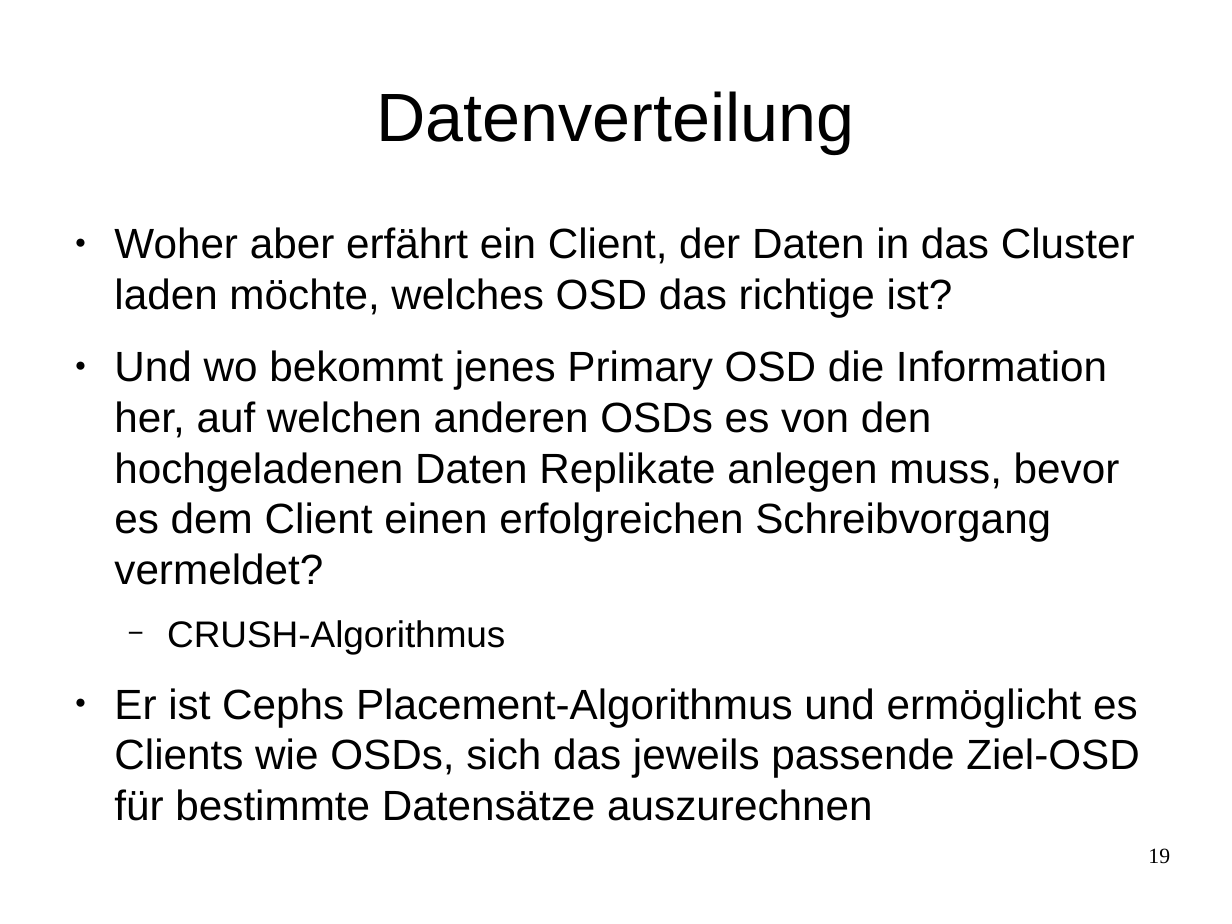
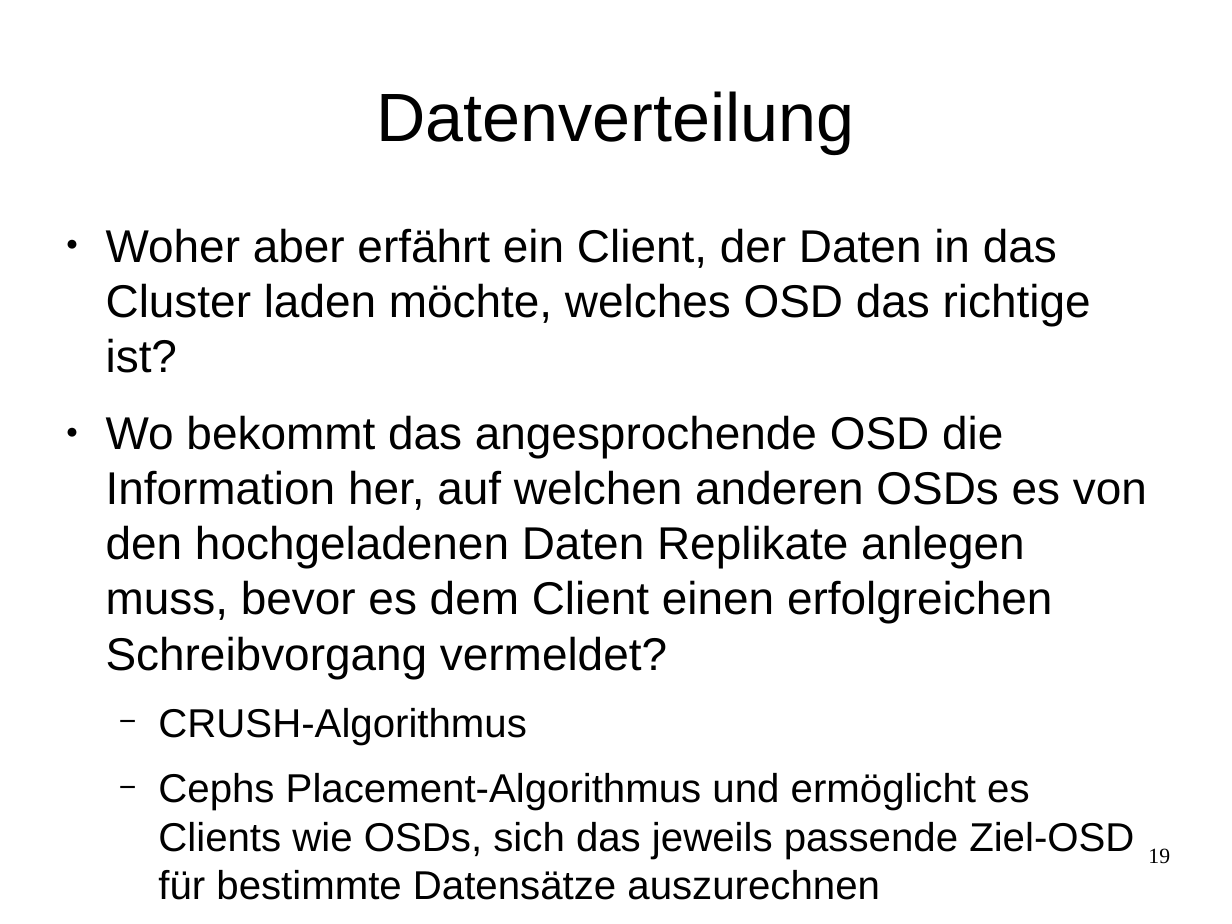
Before and after one commit to celentanos/inora, a slide deck: slide 19 of inora_vortrag_M.odp. Drawn at 1232x924 pixels with LibreOffice and Linux fonts; fonts in the diff are those of the drawing. Boxes give left, top, right and bottom in pixels: in the first picture for what was removed or moved away, otherwise in the second. Text is boxed around its words. In the diff, an @@ line names an element or a change of style, - is before the commit and + after.

```diff
--- a/inora_vortrag_M.odp
+++ b/inora_vortrag_M.odp
@@ text "Woher aber erfährt ein Client, ...": place and size @@
-text "Woher aber erfährt ein Client, ..." at [114, 227, 1140, 775]
+text "Woher aber erfährt ein Client, ..." at [106, 228, 1147, 900]
@@ text at [106, 228, 1091, 745]: size 27.2 to 29.6 pt in "Woher aber erfährt ein Client, der Daten ..."; size 23.8 to 25.9 pt in "CRUSH-Algorithmus" @@
@@ text at [106, 415, 1147, 679]: text changed; size 27.2 to 29.6 pt @@
-● Und wo bekommt jenes Primary OSD die Information her, auf welchen anderen OSDs es von den hochgeladenen Daten Replikate anlegen muss, bevor es dem Client einen erfolgreichen Schreibvorgang vermeldet?
+● Wo bekommt das angesprochende OSD die Information her, auf welchen anderen OSDs es von den hochgeladenen Daten Replikate anlegen muss, bevor es dem Client einen erfolgreichen Schreibvorgang vermeldet?
@@ text at [158, 773, 1134, 900]: text changed; size 27.2 to 25.9 pt @@
-● Er ist Cephs Placement-Algorithmus und ermöglicht es Clients wie OSDs, sich das jeweils passende Ziel-OSD für bestimmte Datensätze auszurechnen
+  − Cephs Placement-Algorithmus und ermöglicht es Clients wie OSDs, sich das jeweils passende Ziel-OSD für bestimmte Datensätze auszurechnen
```
Also in this commit, not shown: 12 other slides changed, 1 slide added, 1 slide removed.
